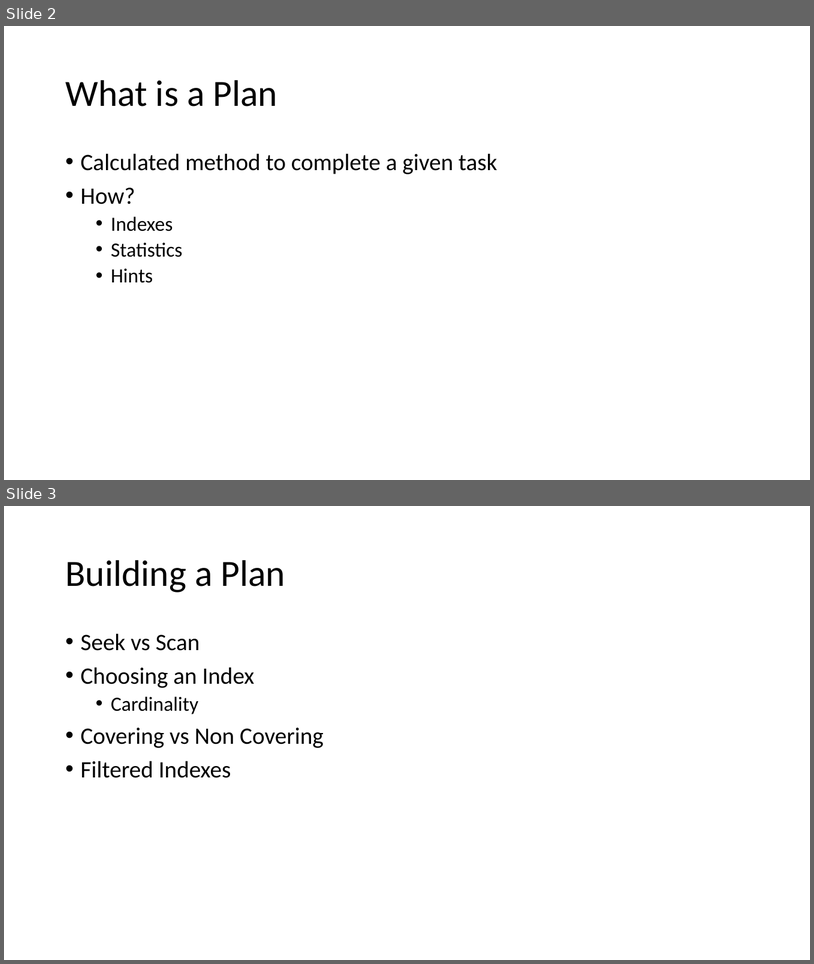
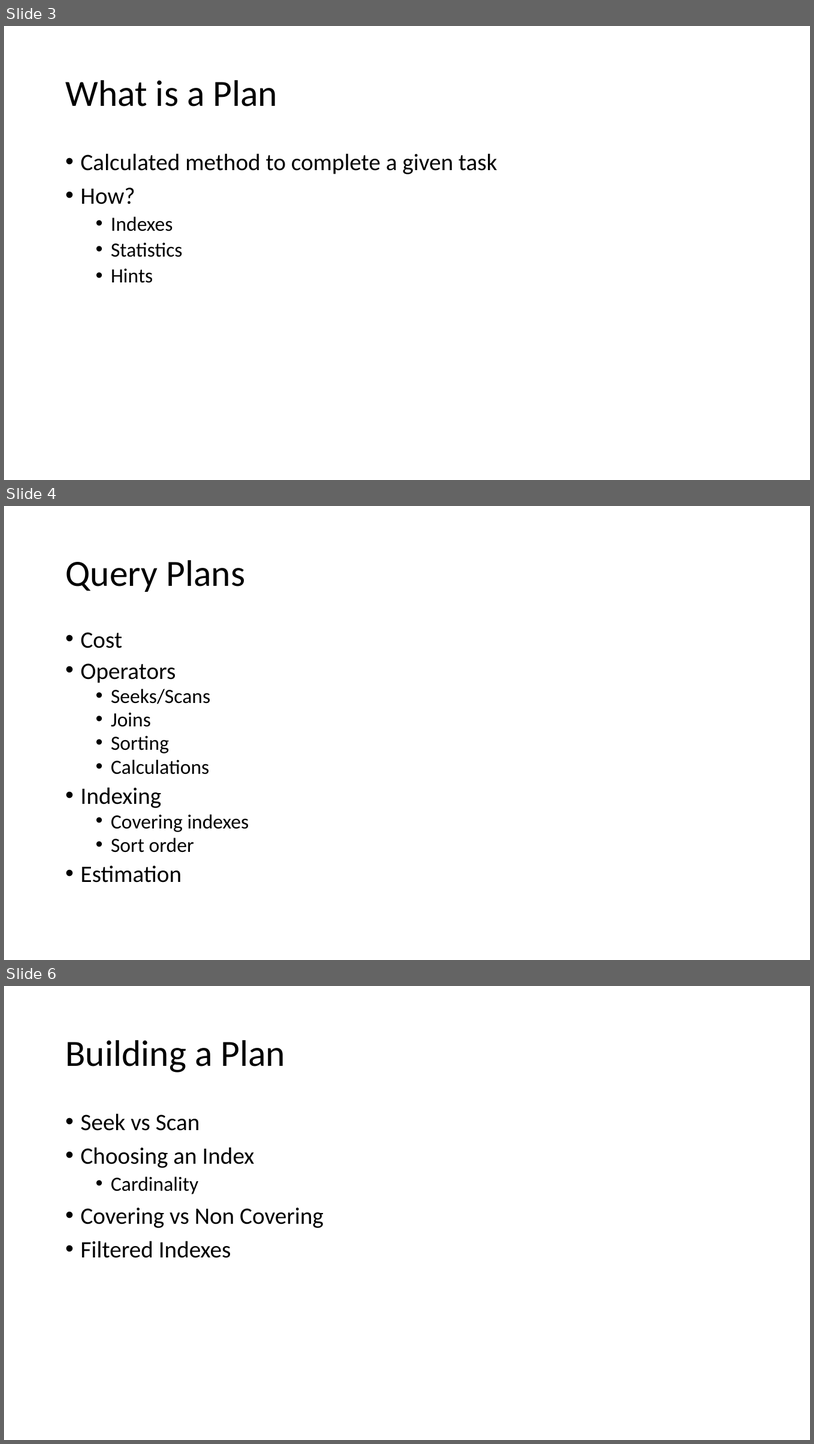
Before and after one commit to sabinio/SQLTraining, a slide deck: Slides/2. Query Execution.pptx. Shown one above the other, each under a label of ours: slides 2 and 3 before the commit, slides 3, 4 and 6 after it; the slides between them are not shown. The pictures are 814x964 and 814x1444 pixels, drawn with LibreOffice and Linux fonts; fonts in the diff are those of the drawing. Boxes give left, top, right and bottom in pixels: in the first picture for what was removed or moved away, otherwise in the second. Text is boxed around its words. In the diff, an @@ line names an element or a change of style, - is before the commit and + after.

```diff
--- a/Slides/2. Query Execution.pptx
+++ b/Slides/2. Query Execution.pptx
@@ slide 4 added at box(4, 506, 810, 960), background #FFFFFF @@
@@ title added at box(65, 560, 245, 592), 44 pt, text #000000 @@
+Query Plans
@@ text added at box(81, 632, 249, 882), 24 pt, text #000000 @@
+• Cost
+• Operators
+  • Seeks/Scans
+  • Joins
+  • Sorting
+  • Calculations
+• Indexing
+  • Covering indexes
+  • Sort order
+• Estimation
@@ what was slide 2 is now slide 3 @@
@@ what was slide 3 is now slide 6 @@
```
Also in this commit, not shown: 1 slide changed, 5 other slides added, 3 slides removed.
